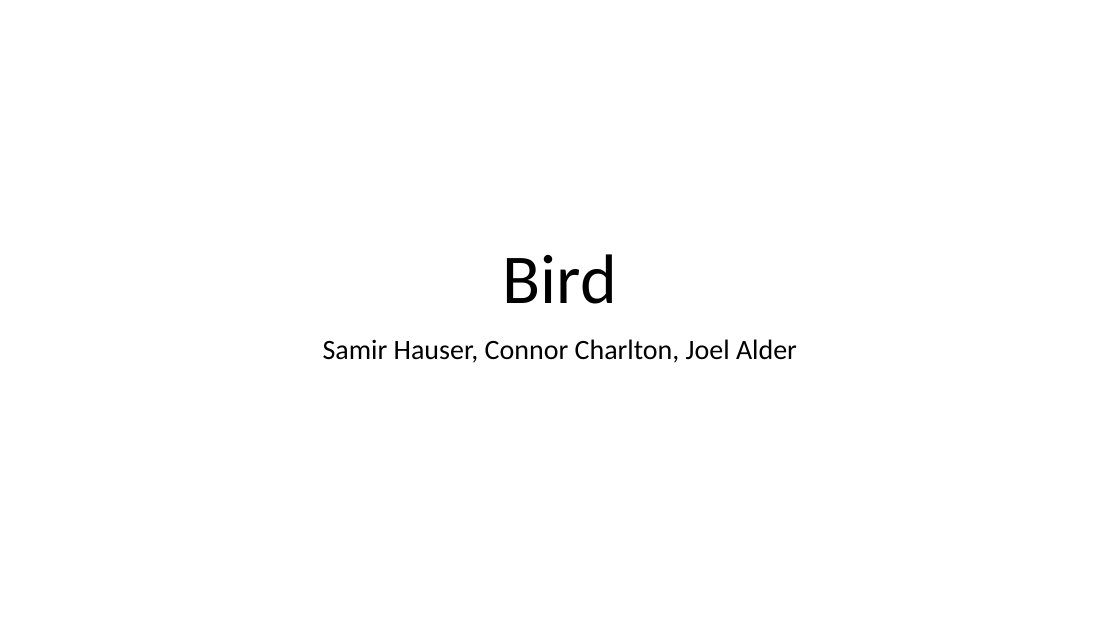
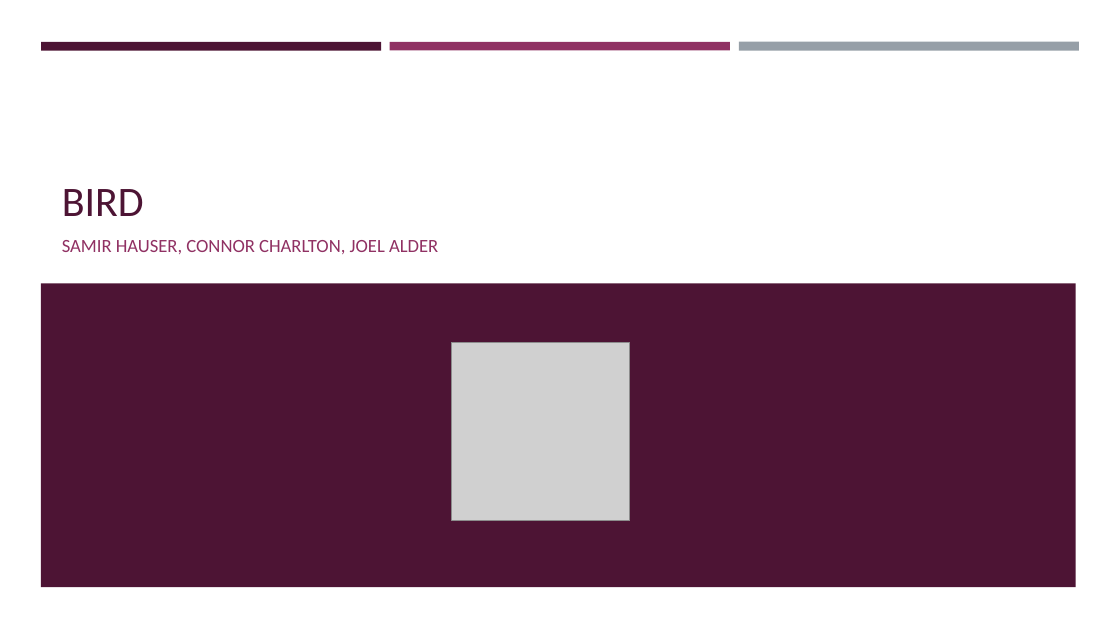
Before and after one commit to AlderCoder/Snow-finches, a slide deck: slide 1 of initial presentation.pptx. Drawn at 1120x630 pixels with LibreOffice and Linux fonts; fonts in the diff are those of the drawing; grey boxes stand for pictures. Boxes give left, top, right and bottom in pixels: in the first picture for what was removed or moved away, otherwise in the second. Text is boxed around its words. In the diff, an @@ line names an element or a change of style, - is before the commit and + after.

```diff
--- a/initial presentation.pptx
+++ b/initial presentation.pptx
@@ rectangle added at (41, 42, 381, 50), fill #4D1434 @@
@@ rectangle added at (390, 42, 730, 50), fill #903163 @@
@@ rectangle added at (739, 42, 1079, 51), fill #969FA7 @@
@@ title at (62, 189, 144, 216): text changed; size 60 to 36 pt; text colour #000000 to #4D1434 @@
-Bird
+BIRD
@@ subtitle at (62, 240, 438, 254): text changed; size 24 to 16 pt; text colour #000000 to #903163 @@
-Samir Hauser, Connor Charlton, Joel Alder
+SAMIR HAUSER, CONNOR CHARLTON, JOEL ALDER
@@ rectangle added at (41, 283, 1076, 586), fill #4D1434 @@
@@ picture added at (452, 343, 630, 521) @@
```
Also in this commit, not shown: 19 other slides changed, 1 slide added.
